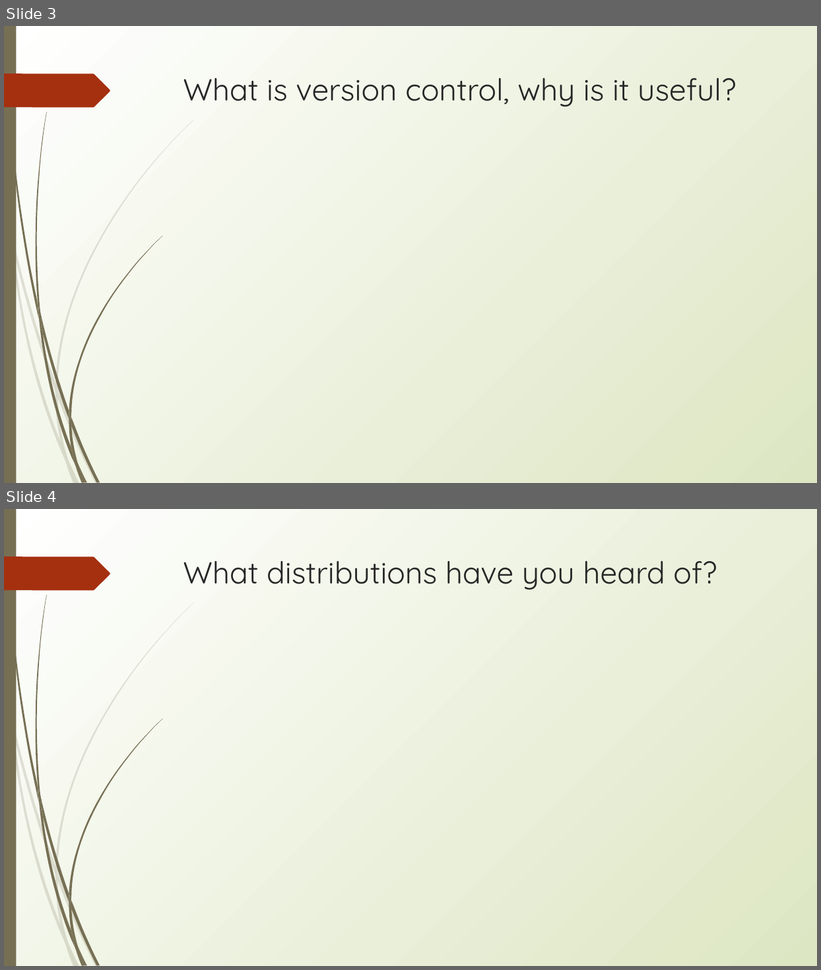
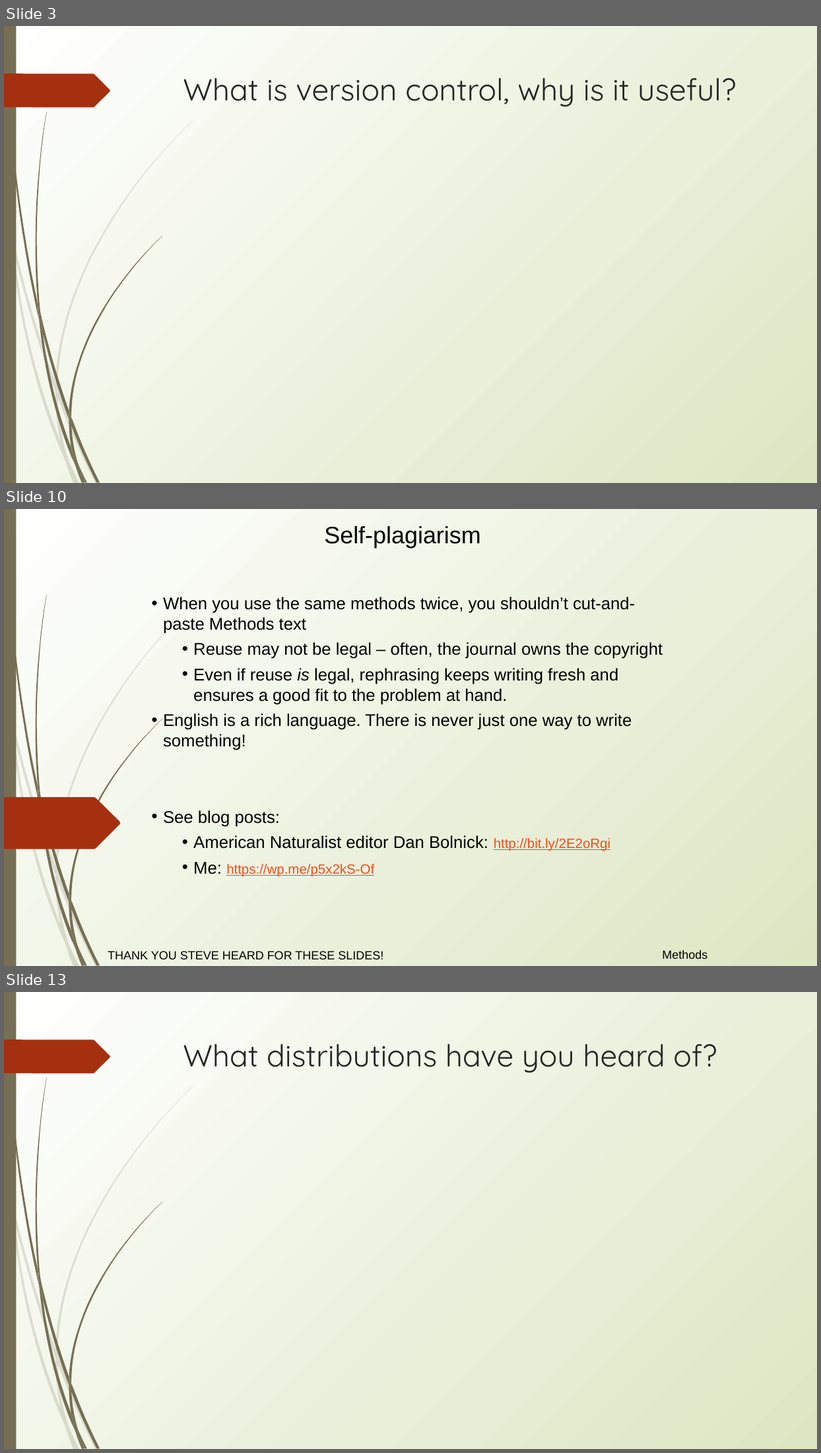
Before and after one commit to erynmcfarlane/GraduateStatsClass, a slide deck: Lecture2_v1.pptx. Shown one above the other, each under a label of ours: slides 3 and 4 before the commit, slides 3, 10 and 13 after it; the slides between them are not shown. The pictures are 821x970 and 821x1453 pixels, drawn with LibreOffice and Linux fonts; fonts in the diff are those of the drawing. Boxes give left, top, right and bottom in pixels: in the first picture for what was removed or moved away, otherwise in the second. Text is boxed around its words. In the diff, an @@ line names an element or a change of style, - is before the commit and + after.

Commit message:
updates to lecture 2 - added Stephen Heard's Methods slides!

```diff
--- a/Lecture2_v1.pptx
+++ b/Lecture2_v1.pptx
@@ slide 10 added at (x1=4, y1=509, x2=817, y2=966), background gradient #FFFFFF to #DDE6C3; not listed: 23 template elements that a slide beside it also shows @@
@@ text added at (x1=324, y1=526, x2=481, y2=548), 28 pt, text #000000 @@
+Self-plagiarism
@@ text added at (x1=163, y1=597, x2=663, y2=877), 20 pt, text #000000 @@
+• When you use the same methods twice, you shouldn’t cut-and-paste Methods text
+  • Reuse may not be legal – often, the journal owns the copyright
+  • Even if reuse is legal, rephrasing keeps writing fresh and ensures a good fit to the problem at hand.
+• English is a rich language. There is never just one way to write something!
+• See blog posts:
+  • American Naturalist editor Dan Bolnick: http://bit.ly/2E2oRgi
+  • Me: https://wp.me/p5x2kS-Of
@@ freeform shape added at (x1=4, y1=797, x2=121, y2=850), fill #A53010 @@
@@ text added at (x1=108, y1=951, x2=384, y2=960), 14 pt, text #000000 @@
+THANK YOU STEVE HEARD FOR THESE SLIDES!
@@ text added at (x1=662, y1=951, x2=708, y2=959), 14 pt, text #000000 @@
+Methods
@@ what was slide 4 is now slide 13 @@
```
Also in this commit, not shown: 2 slides changed, 8 other slides added.
